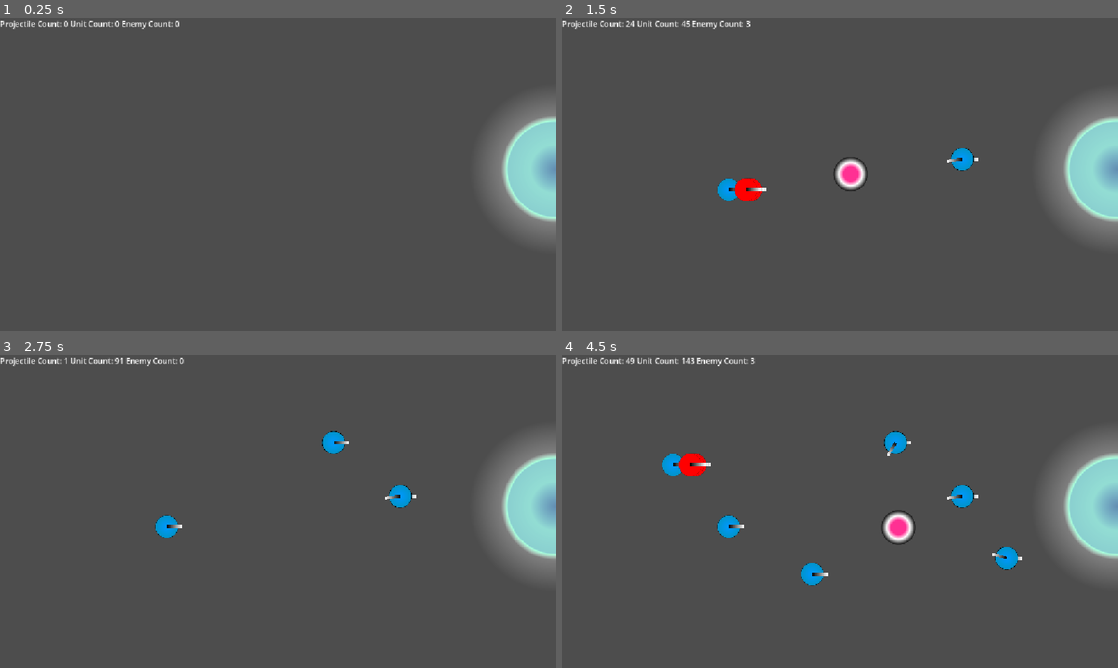
Above: before the commit, frames 1-4 (two rows, left to right).
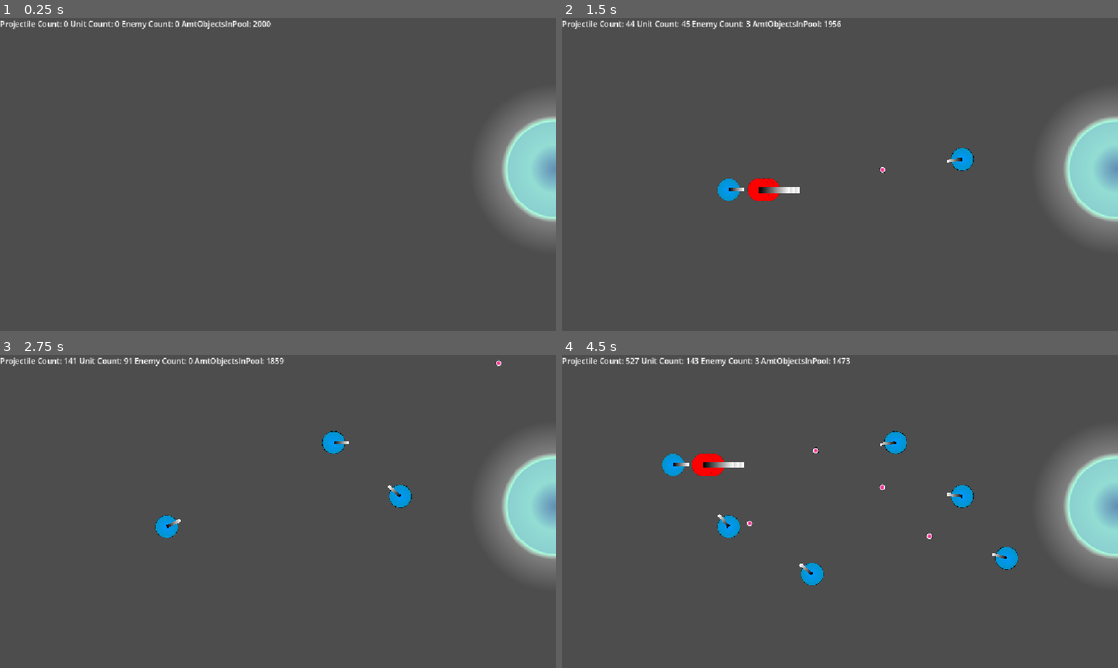
Above: after the commit, the same moments.

Repository: Froggo05/tower-defence
Game: Godot game, scene res://Scenes/World/Game.tscn
Same seed, same stepped clock (60 frames per second), same inputs: the game is played once before the commit and once after it.
Inputs (mouse positions are in pixels of both pictures, inside the frame that each line leads up to):
- Up to frame 1 (0.25 s): no input
- Up to frame 2 (1.5 s): tap Enter at 0.5 s; move the mouse to (962, 158) at 0.52 s; press the mouse at (962, 158) at 0.53 s; right-click (962, 158) at 0.8 s; move the mouse to (728, 190) at 1.27 s; release the mouse at (728, 190) at 1.28 s; right-click (728, 190) at 1.35 s
- Up to frame 3 (2.75 s): click (166, 527) at 1.55 s; move the mouse to (333, 442) at 2.02 s; press the mouse at (333, 442) at 2.03 s; right-click (333, 442) at 2.3 s
- Up to frame 4 (4.5 s): move the mouse to (812, 574) at 2.77 s; release the mouse at (812, 574) at 2.78 s; right-click (812, 574) at 2.85 s; click (812, 574) at 3.05 s; move the mouse to (1006, 558) at 3.52 s; press the mouse at (1006, 558) at 3.53 s; right-click (1006, 558) at 3.8 s; move the mouse to (673, 464) at 4.27 s; release the mouse at (673, 464) at 4.28 s; right-click (673, 464) at 4.35 s

The runs differ from the first frame. In frame 1, 0.2% of the frame differs, in the area x 32-49%, y 0-4%; in frame 2, 1.2%; in frame 3, 0.6%; in frame 4, 1.7%, in the area x 11-83%, y 0-71%.

Commit message:
Added object pooling for projectiles (basicProjectile rn but uses dictionary to store it)

Diff:
--- a/ProjectilePool/PoolManager/poolManager.gd
+++ b/ProjectilePool/PoolManager/poolManager.gd
@@ -1,4 +1,39 @@
 extends Node
-class_name ObjectPool
 
 var pool: Dictionary = {"basicProjectile" : []}
+@onready var basicProjectileScene = preload("uid://0ax2j8etcyia")
+
+func _ready() -> void:
+	initialisePool(2000, "basicProjectile")
+
+func initialisePool(amount: int, objectType: String)->void:
+	for i in range(amount):
+		var newProjectile: Projectile = basicProjectileScene.instantiate()
+		newProjectile.name = str(Global.projectileCount) + "#basicProjectile"
+		pool[objectType].append(newProjectile)
+
+
+func _getObject(objectType: String, damage: float, direction: Vector2, global_position: Vector2) -> void:
+	if pool[objectType] == []:
+		printerr("Pool '%s' is empty. Creating a new one (the size may be too small)" % objectType)
+		return
+		#initialisePool(1, objectType)
+	var newProjectile:Projectile = pool[objectType].pop_back()
+	newProjectile.global_position = global_position
+	_set_collisions(newProjectile, true)
+
+	add_child.call_deferred(newProjectile)
+	newProjectile._start(damage, direction)
+
+
+func _returnObject(object: Projectile)->void:
+	object._reset()
+	_set_collisions(object, false)
+	pool[object.type].append(object)
+	remove_child.call_deferred(object)
+
+func _set_collisions(node: Node, disabled: bool) -> void:
+	for child in node.get_children():
+		if child is CollisionShape2D or child is CollisionShape3D:
+			child.set_deferred("disabled", disabled)   # Deferred for safety during physics
+		_set_collisions(child, disabled) #recursive goes through children of childs to clear the whole tree
--- /dev/null
+++ b/ProjectilePool/PoolProjectiles/basic_object_pooled_projectile.tscn
@@ -0,0 +1,89 @@
+[gd_scene format=3 uid="uid://cgndgi5253qml"]
+
+[sub_resource type="GDScript" id="GDScript_27gon"]
+script/source = "extends CharacterBody2D
+
+const SPEED := 800.0
+var direction := Vector2.RIGHT
+var _pool_manager: Node
+
+@onready var notifier: VisibleOnScreenNotifier2D = $VisibleOnScreenNotifier2D
+
+
+func _ready() -> void:
+	# Return myself to the pool when I leave the screen (_ready() runs once, so connecting here is fine)
+	notifier.screen_exited.connect(return_to_pool)
+
+
+func set_pool_manager(manager: Node) -> void:
+	_pool_manager = manager
+
+
+# Initialization in place of _ready(). Called every time we're taken out
+func spawn(start_position: Vector2, travel_direction: Vector2) -> void:
+	global_position = start_position
+	direction = travel_direction.normalized()
+	rotation = direction.angle()
+
+
+# Return state to its initial values when returned (watch for missed resets)
+func reset() -> void:
+	velocity = Vector2.ZERO
+
+
+func _physics_process(_delta: float) -> void:
+	velocity = direction * SPEED
+	move_and_slide()
+
+
+func return_to_pool() -> void:
+	if _pool_manager:
+		# Avoid returning during physics; defer for safety
+		_pool_manager.call_deferred(\"return_object\", self, scene_file_path)
+	else:
+		queue_free()
+"
+
+[sub_resource type="CircleShape2D" id="CircleShape2D_axljd"]
+
+[sub_resource type="Gradient" id="Gradient_0a2ta"]
+offsets = PackedFloat32Array(0.1682243, 0.26635513, 0.3995327, 1)
+colors = PackedColorArray(0.99999994, 0.18986532, 0.5779493, 1, 1, 1, 1, 0.5803922, 0, 0, 0, 0, 0, 0, 0, 0)
+
+[sub_resource type="GradientTexture2D" id="GradientTexture2D_27gon"]
+gradient = SubResource("Gradient_0a2ta")
+width = 256
+height = 256
+fill = 1
+fill_from = Vector2(0.5, 0.5)
+
+[sub_resource type="Gradient" id="Gradient_vi3op"]
+
+[sub_resource type="GradientTexture2D" id="GradientTexture2D_lohsh"]
+gradient = SubResource("Gradient_vi3op")
+
+[node name="BasicObjectPooledProjectile" type="CharacterBody2D" unique_id=528531605]
+script = SubResource("GDScript_27gon")
+
+[node name="Collider" type="CollisionShape2D" parent="." unique_id=630884149]
+shape = SubResource("CircleShape2D_axljd")
+
+[node name="Sprite2D" type="Sprite2D" parent="." unique_id=1116981878]
+scale = Vector2(0.5, 0.5)
+texture = SubResource("GradientTexture2D_27gon")
+
+[node name="ForwardMark" type="Sprite2D" parent="." unique_id=1797200423]
+position = Vector2(16, 0)
+scale = Vector2(0.5, 0.09375)
+texture = SubResource("GradientTexture2D_lohsh")
+
+[node name="RayCast2D" type="RayCast2D" parent="." unique_id=1843306451]
+target_position = Vector2(0, 0)
+hit_from_inside = true
+collide_with_areas = true
+collide_with_bodies = false
+
+[node name="Timer" type="Timer" parent="." unique_id=1038401032]
+wait_time = 3.0
+one_shot = true
+autostart = true
--- a/Scenes/Core/Core.tscn
+++ b/Scenes/Core/Core.tscn
@@ -1,7 +1,6 @@
 [gd_scene format=3 uid="uid://m4llt3qg2jeo"]
 
 [ext_resource type="Script" uid="uid://dm8j8dqql1s2w" path="res://Scenes/Core/core.gd" id="1_fo4am"]
-[ext_resource type="Script" uid="uid://dr1qwtpv6prb7" path="res://Scenes/Core/CoreCollider.gd" id="2_a6qhf"]
 
 [sub_resource type="Gradient" id="Gradient_8frii"]
 offsets = PackedFloat32Array(0, 0.14047287, 0.2684284, 0.276, 0.308, 0.34, 0.4923505)
@@ -41,7 +40,6 @@
 position = Vector2(-57, 0)
 collision_layer = 4
 physics_material_override = SubResource("PhysicsMaterial_fo4am")
-script = ExtResource("2_a6qhf")
 
 [node name="CollisionShape2D" type="CollisionShape2D" parent="StaticBody2D" unique_id=1183924818]
 shape = SubResource("WorldBoundaryShape2D_a6qhf")
--- a/Scenes/Enemies/BasicEnemy/BasicEnemy.tscn
+++ b/Scenes/Enemies/BasicEnemy/BasicEnemy.tscn
@@ -1,6 +1,9 @@
 [gd_scene format=3 uid="uid://b27eegnueu6ys"]
 
 [ext_resource type="Script" uid="uid://b1m43ohc3x17a" path="res://Scenes/Enemies/BasicEnemy/basic_enemy.gd" id="1_11u8t"]
+[ext_resource type="Script" uid="uid://byuhbqidw6uoi" path="res://Scenes/Enemies/BasicEnemy/hitbox.gd" id="2_11u8t"]
+
+[sub_resource type="CircleShape2D" id="CircleShape2D_axljd"]
 
 [sub_resource type="Gradient" id="Gradient_vi3op"]
 offsets = PackedFloat32Array(0, 0.25511432, 0.26233453)
@@ -18,37 +21,37 @@
 [sub_resource type="GradientTexture2D" id="GradientTexture2D_m8s3d"]
 gradient = SubResource("Gradient_bey7i")
 
-[sub_resource type="CircleShape2D" id="CircleShape2D_plxga"]
-radius = 23.021729
-
-[sub_resource type="CircleShape2D" id="CircleShape2D_axljd"]
-
 [sub_resource type="CircleShape2D" id="CircleShape2D_m8s3d"]
 radius = 23.021729
 
-[node name="BasicEnemy" type="CharacterBody2D" unique_id=1004660887]
+[node name="BasicEnemy" type="RigidBody2D" unique_id=1460330496 node_paths=PackedStringArray("hitbox")]
 collision_mask = 4
+gravity_scale = 0.0
+freeze = true
 script = ExtResource("1_11u8t")
+hitbox = NodePath("Hitbox")
+
+[node name="CollisionShape2D2" type="CollisionShape2D" parent="." unique_id=227709781]
+shape = SubResource("CircleShape2D_axljd")
 
 [node name="Sprite2D" type="Sprite2D" parent="." unique_id=20866943]
 scale = Vector2(0.5, 0.5)
 texture = SubResource("GradientTexture2D_axljd")
 
 [node name="ForwardMark" type="Sprite2D" parent="." unique_id=312506769]
-position = Vector2(16, 0)
-scale = Vector2(0.5, 0.09375)
+position = Vector2(32, 0)
+scale = Vector2(1, 0.1875)
 texture = SubResource("GradientTexture2D_m8s3d")
-
-[node name="EnemyCollider" type="CollisionShape2D" parent="." unique_id=2049285933]
-shape = SubResource("CircleShape2D_plxga")
 
 [node name="Hitbox" type="Area2D" parent="." unique_id=1707923409]
 collision_mask = 0
+script = ExtResource("2_11u8t")
 
 [node name="CollisionShape2D" type="CollisionShape2D" parent="Hitbox" unique_id=832608950]
 shape = SubResource("CircleShape2D_axljd")
 
 [node name="AttackRange" type="Area2D" parent="." unique_id=1912617483]
+visible = false
 position = Vector2(24, 0)
 collision_layer = 0
 collision_mask = 6
--- a/Scenes/Enemies/BasicEnemy/hitbox.gd
+++ b/Scenes/Enemies/BasicEnemy/hitbox.gd
@@ -0,0 +1,7 @@
+extends Area2D
+class_name Hitbox
+
+@onready var ParentEnemy: Enemy = $".."
+
+func _getHit(damage: float)->void:
+	ParentEnemy._takeDamage(damage)
--- a/Scenes/Enemies/enemyClass.gd
+++ b/Scenes/Enemies/enemyClass.gd
@@ -1,5 +1,7 @@
-extends CharacterBody2D
+extends RigidBody2D
 class_name Enemy
+
+@export var hitbox: Area2D
 
 var health = 1.0
 var damage = 1.0
@@ -12,6 +14,7 @@
 var impulse: float = 500.0
 var frictionConstant: float = 5.0
 var movementToggle: bool = true
+var velocity: Vector2 = Vector2.ZERO
 
 func timer(delta)->void:
 	if canMove:
@@ -47,13 +50,12 @@
 
 func _takeDamage(incomingDamage: float)-> void:
 	health -= incomingDamage
-	Global.projectileCount -= 1
 
 
 func updatePosition(delta)->void:
-	#position += velocity * delta
+	applyFriction(delta)
+	position += velocity * delta
 
-	applyFriction(delta)
 	applyImpulse(delta)
 
 
--- a/Scenes/Units/BasicProjectile.tscn
+++ b/Scenes/Units/BasicProjectile.tscn
@@ -26,13 +26,13 @@
 Ray = NodePath("RayCast2D")
 
 [node name="Sprite2D" type="Sprite2D" parent="." unique_id=1789567249]
-scale = Vector2(0.5, 0.5)
+scale = Vector2(0.1, 0.1)
 texture = SubResource("GradientTexture2D_vr1wd")
 
-[node name="ForwardMark" type="Sprite2D" parent="." unique_id=205632568]
+[node name="ForwardMark" type="Sprite2D" parent="Sprite2D" unique_id=205632568]
 visible = false
-position = Vector2(16, 0)
-scale = Vector2(0.5, 0.09375)
+position = Vector2(32, 0)
+scale = Vector2(1, 0.1875)
 texture = SubResource("GradientTexture2D_whhts")
 
 [node name="Attackbox" type="Area2D" parent="." unique_id=1183665927]
@@ -50,7 +50,5 @@
 
 [node name="Timer" type="Timer" parent="." unique_id=1694354960]
 wait_time = 3.0
-one_shot = true
-autostart = true
 
 [connection signal="timeout" from="Timer" to="." method="_timeout"]
--- a/Scenes/Units/Unit.gd
+++ b/Scenes/Units/Unit.gd
@@ -13,7 +13,7 @@
 var direction: Vector2
 var currentTarget: Enemy
 #clock settings
-var attackSpeed: float = 5
+@export var attackSpeed: float = 0.2
 var clock: float = 0.0
 var canAttack: bool = true
 
@@ -37,8 +37,6 @@
 
 
 func fireProjectile(targetPosition: Vector2)->void:
-
-	Global.projectileCount += 1
 
 	var newProj: Projectile = projectileScene.instantiate()
 
--- a/Scenes/Units/basic_projectile.gd
+++ b/Scenes/Units/basic_projectile.gd
@@ -1,49 +1,93 @@
 extends Node2D
 
 class_name Projectile
-
+var type: String = "basicProjectile"
 var velocity: Vector2
 var speed: float = 2000.0
 var damage: float
 var direction: Vector2
 var damageTarget: Enemy
+
+
 @export var Ray: RayCast2D
-var offset:Vector2 = Vector2(-10.0,10.0)
 
-func applyImpulse() -> void:
-	velocity = direction * speed
+var lifeTime: float = 3.0
+var lifeClock: float = 0.0
+var runClock: bool = false
+
+func updateVelocity() -> void:
+	velocity = speed * direction
 
 func _process(delta: float) -> void:
-	updateRay(velocity, delta)
+	timer(delta)
+	updateRay(delta)
 	updatePosition(delta)
 
 
-func _physics_process(delta: float) -> void:
-	pass
+
+
+
+#func _physics_process(delta: float) -> void:
+	#pass
 
 
 func updatePosition(delta):
+	#print("Pos: ",str(position), " Vel: ",str(velocity), " delta: ",str(delta))
 	position += velocity * delta
+	updateVelocity()
 
-
-func updateRay(velocity: Vector2, delta)->void:
-	Ray.target_position = velocity*delta # relative value do not add its own position to itself again
+func updateRay(delta)->void:
+	Ray.target_position = velocity * delta # relative value do not add its own position to itself again
 	Ray.force_raycast_update()
 	attackTarget()
 
 
 func attackTarget()->void:
-	if Ray.get_collider() != null:
-		damageTarget = Ray.get_collider().get_parent()
-		damageTarget._takeDamage(damage)
+	var hit = Ray.get_collider()
+	if hit is Hitbox:
+		if hit.has_method("_getHit"):
+			hit._getHit(damage)
+
 		#print("DealingDamage: ", damage, " To: ", damageTarget.name)
-		queue_free()
+		PoolManager._returnObject(self)
 
 
+func _start(newDamage: float, newDirection: Vector2)->void:
+	startClock()
+	#newSpeed: float,
+	#speed = 2000.0
+	damage = newDamage
+	direction = newDirection
+	process_mode = Node.PROCESS_MODE_INHERIT
+	Global.projectileCount += 1
+	show()
 
 
+func _reset()->void:
+	stopClock()
+	hide()
+	#speed = 0
+	damage = 0
+	direction = Vector2.ZERO
+	position = Vector2.ZERO
+	process_mode = Node.PROCESS_MODE_DISABLED
+	Global.projectileCount -=1
+
+func startClock(): runClock = true
+func stopClock(): runClock = false; resetClock()
+func resetClock(): lifeClock = 0.0
+
+
+func timer(delta)->void:
+	if runClock == false:
+		return
+	if lifeClock >= lifeTime:
+		lifeClock -= lifeTime
+		PoolManager._returnObject(self)
+		return
+
+	lifeClock += delta
 
 
 func _timeout() -> void:
-	Global.projectileCount -= 1
-	queue_free()
+	PoolManager._returnObject(self)
--- a/Scenes/Units/basic_unit.gd
+++ b/Scenes/Units/basic_unit.gd
@@ -1 +1,14 @@
 extends Unit
+
+func fireProjectile(targetPosition: Vector2)->void:
+
+	#var newProj: Projectile = projectileScene.instantiate()
+	#
+	#newProj.direction = global_position.direction_to(targetPosition)
+	#newProj.global_position = global_position
+	#newProj.damage = damage
+	#newProj.applyImpulse()
+	#
+	PoolManager._getObject("basicProjectile", damage, global_position.direction_to(targetPosition), global_position)
+
+	canAttack = false
--- a/Scenes/World/game.gd
+++ b/Scenes/World/game.gd
@@ -19,7 +19,7 @@
 	pass
 
 func _physics_process(delta: float) -> void:
-	print("L: ",LeftclickPressed, " R: ", RightclickPressed)
+	#print("L: ",LeftclickPressed, " R: ", RightclickPressed)
 	if LeftclickPressed:
 		spawnUnit(get_global_mouse_position())
 	if RightclickPressed:
--- a/Scenes/World/stats.gd
+++ b/Scenes/World/stats.gd
@@ -1,4 +1,4 @@
 extends Label
 
 func _physics_process(delta: float) -> void:
-	text = "Projectile Count: " + str(Global.projectileCount) + " Unit Count: " + str(Global.unitCount) + " Enemy Count: " + str(Global.enemyCount)
+	text = "Projectile Count: " + str(Global.projectileCount) + " Unit Count: " + str(Global.unitCount) + " Enemy Count: " + str(Global.enemyCount) + " AmtObjectsInPool: " + str(PoolManager.pool["basicProjectile"].size())
